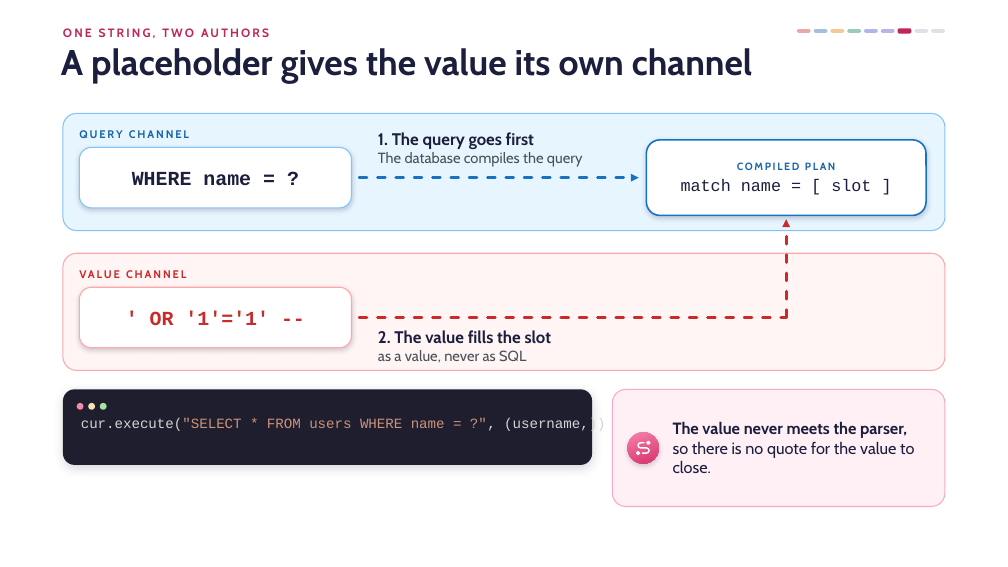
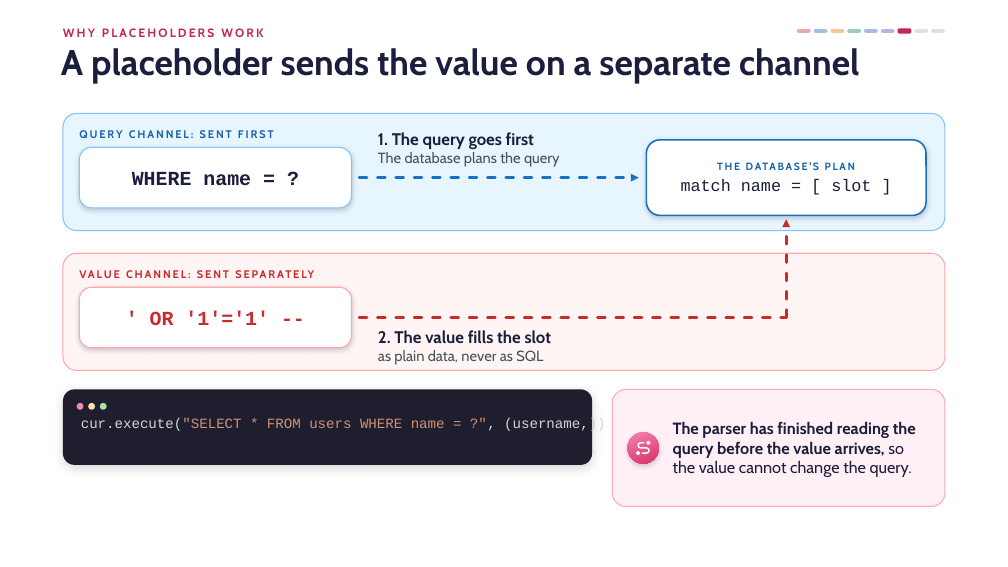
Before and after one commit to danielcregg/ai-assisted-programming, a slide deck: slide 28 of lectures-and-labs/week08/security-lecture.pptx. Drawn at 1008x567 pixels with LibreOffice and Linux fonts; fonts in the diff are those of the drawing; background and template pictures are left out. Boxes give left, top, right and bottom in pixels: in the first picture for what was removed or moved away, otherwise in the second. Text is boxed around its words. In the diff, an @@ line names an element or a change of style, - is before the commit and + after.

```diff
--- a/lectures-and-labs/week08/security-lecture.pptx
+++ b/lectures-and-labs/week08/security-lecture.pptx
@@ text at bbox=[63, 28, 263, 37]: text changed @@
-ONE STRING, TWO AUTHORS
+WHY PLACEHOLDERS WORK
@@ title at bbox=[61, 48, 859, 83]: text changed @@
-A placeholder gives the value its own channel
+A placeholder sends the value on a separate channel
@@ text at bbox=[79, 130, 274, 138]: text changed @@
-QUERY CHANNEL
+QUERY CHANNEL: SENT FIRST
@@ text at bbox=[378, 152, 560, 167]: text changed @@
-The database compiles the query
+The database plans the query
@@ text in rounded rectangle at bbox=[794, 162, 800, 170]: text changed @@
-COMPILED PLAN
+THE DATABASE'S PLAN
@@ text at bbox=[79, 262, 374, 285]: text changed @@
-VALUE CHANNEL
+VALUE CHANNEL: SENT SEPARATELY
@@ text at bbox=[378, 350, 543, 365]: text changed @@
-as a value, never as SQL
+as plain data, never as SQL
@@ text at bbox=[673, 421, 916, 477]: text changed; bold on @@
-The value never meets the parser, so there is no quote for the value to close.
+The parser has finished reading the query before the value arrives, so the value cannot change the query.
```
Also in this commit, not shown: 51 other slides changed, 1 other file.
